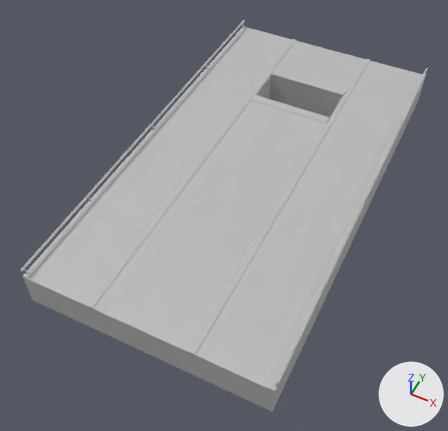
A saved change to the FBX model Game Jam/Assets/Meshes/RoadHole_001.fbx.
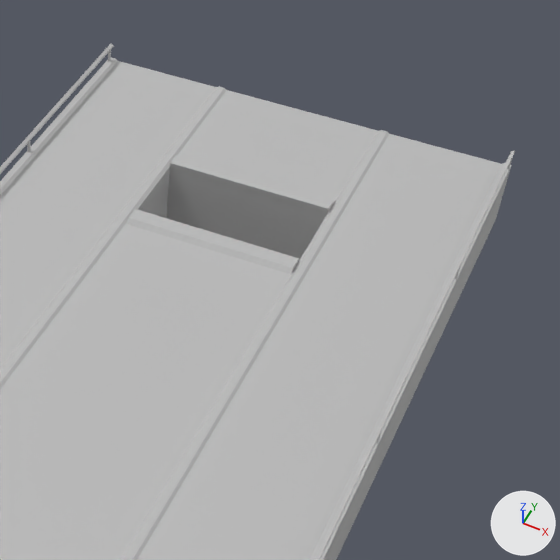
Old and new are each drawn whole from a 50 mm lens placed at (3.02, -7.25, 7.64), pointed at (-0.21, -0.77, -0.45) and again close up on the part from 43% to 100% of the width and 0% to 59% of the height. The axes (+X, +Y, +Z) are drawn at lower right. The lights are the same throughout. Where no turn or scale is listed for an object, it has been applied to the vertices.

Script lines for the objects in view, before the commit:
```python
me_mesh = bpy.data.meshes.new('Mesh')
me_mesh.from_pydata(...)  # 332 vertices, 196 faces; spans x -2.0..2.0, y -3.75..3.75, z -0.38..0.38
me_mesh.materials.append(mat_lambert1)  # grey #bcbcbc
# before: 166 (-0.75, 2.38, 0.22) at pixel (169, 166), 168 (0.75, 2.38, -0.38), 170 (0.75, 2.38, 0.22) at pixel (328, 212), 176 (-0.75, 2.38, -0.38)
ob_roadhole_001 = bpy.data.objects.new('RoadHole_001', me_mesh)
ob_roadhole_001.location = (0.0, 0.0, 0.085)
```
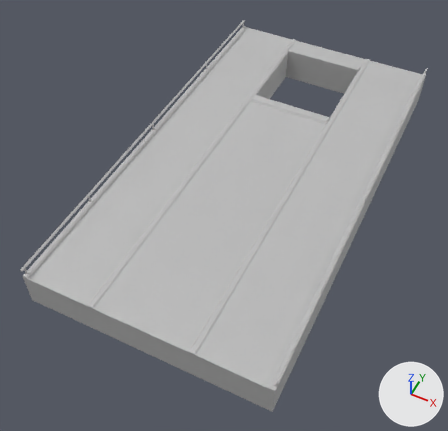
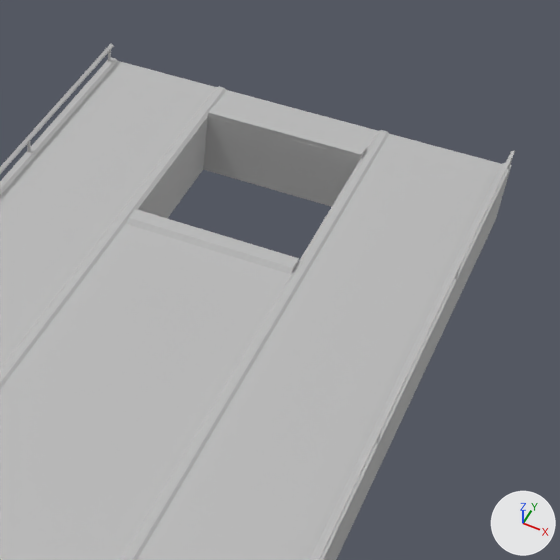
Pixel boxes (x1, y1, x2, y2) of what changed, in the close-ups (560 x 560 px; the box of a moved part takes in the faces that stretch with it):
part 1 of me_mesh, moved or reshaped
    before: (170, 155, 335, 212)
    after: (208, 105, 367, 158)
part 2 of me_mesh, moved or reshaped
    both: (0, 90, 378, 559)

The change, as a diff of the scene's bpy script:
```diff
--- a/Game Jam/Assets/Meshes/RoadHole_001.fbx.py
+++ b/Game Jam/Assets/Meshes/RoadHole_001.fbx.py
@@ me_mesh @@
 me_mesh.from_pydata(...)  # 332 vertices, 196 faces; spans x -2.0..2.0, y -3.75..3.75, z -0.38..0.38
 # used by ob_roadhole_001; location = (0.0, 0.0, 0.085)
+# me_mesh part 1: the loose piece of 8 vertices spanning x -0.75..0.75, y 2.37..2.55, z 0.21..0.25 is moved by (0.0, 0.89, 0.0)
+# me_mesh part 2
+for i in [166, 168, 170, 176]: me_mesh.vertices[i].co += Vector((0.0, 0.88, 0.0))
 me_mesh.materials.append(mat_lambert1)
```
